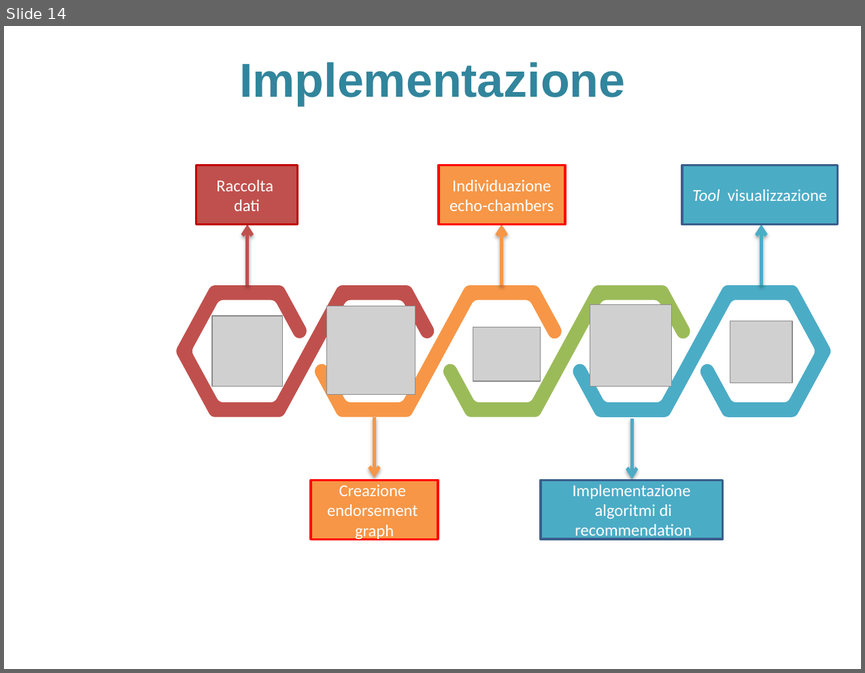
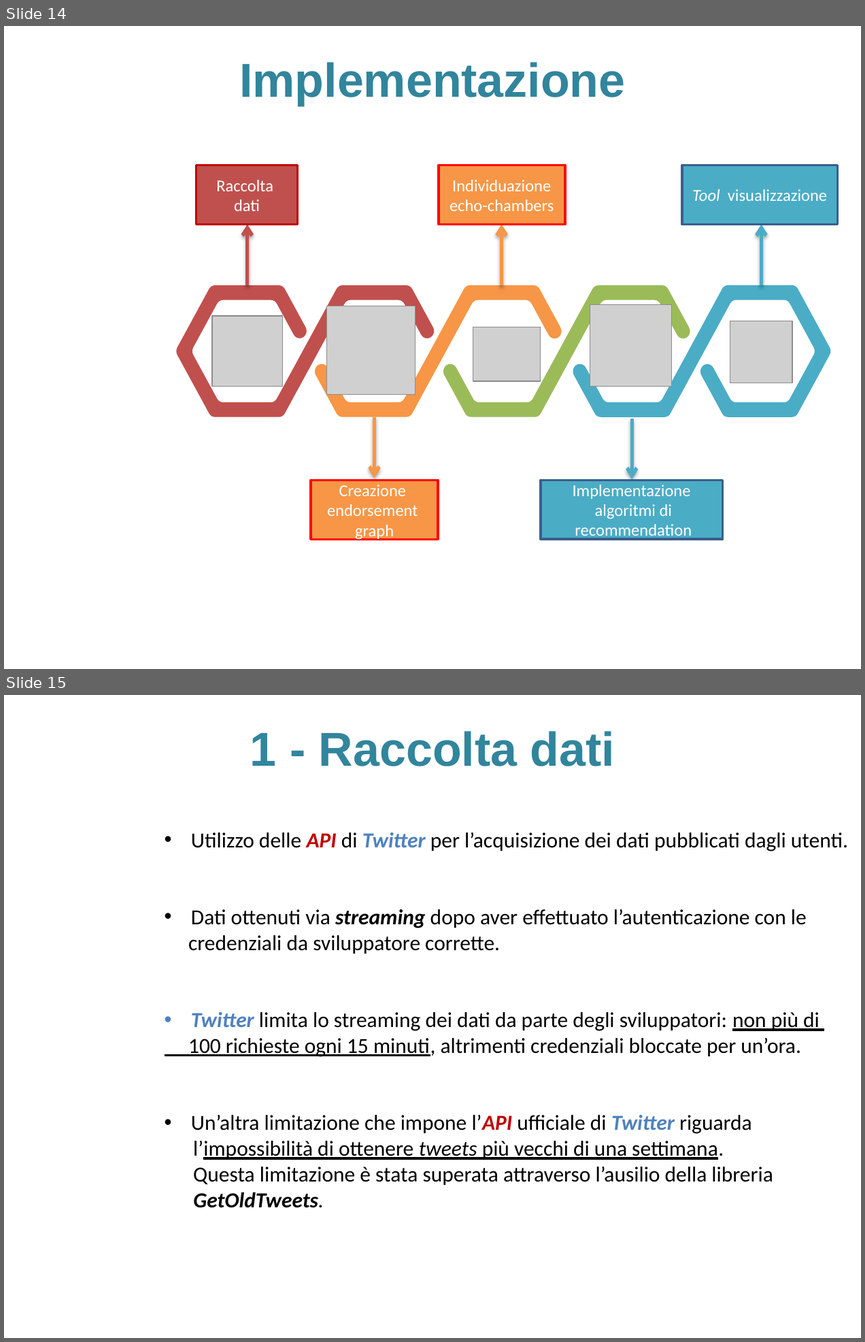
Before and after one commit to sidious1991/TesiLatex, a slide deck: PRESENTAZIONE_TESI/presentazione_agostini_stefano.pptx. Shown one above the other, each under a label of ours: slide 14 before the commit, slides 14 and 15 after it. The pictures are 865x673 and 865x1342 pixels, drawn with LibreOffice and Linux fonts; fonts in the diff are those of the drawing; grey boxes stand for pictures; background and template pictures are left out. Boxes give left, top, right and bottom in pixels: in the first picture for what was removed or moved away, otherwise in the second. Text is boxed around its words. In the diff, an @@ line names an element or a change of style, - is before the commit and + after.

Commit message:
raccolta dati

```diff
--- a/PRESENTAZIONE_TESI/presentazione_agostini_stefano.pptx
+++ b/PRESENTAZIONE_TESI/presentazione_agostini_stefano.pptx
@@ slide 15 added at bbox=[4, 695, 861, 1338], background picture (left out) @@
@@ title added at bbox=[250, 731, 615, 766], 40 pt, text #31859C, bold @@
+1 - Raccolta dati
@@ text added at bbox=[188, 832, 848, 1208], 18 pt, text #000000 @@
+• Utilizzo delle API di Twitter per l’acquisizione dei dati pubblicati dagli utenti.
+• Dati ottenuti via streaming dopo aver effettuato l’autenticazione con le
+credenziali da sviluppatore corrette.
+• Twitter limita lo streaming dei dati da parte degli sviluppatori: non più di
+100 richieste ogni 15 minuti, altrimenti credenziali bloccate per un’ora.
+• Un’altra limitazione che impone l’API ufficiale di Twitter riguarda
+l’impossibilità di ottenere tweets più vecchi di una settimana.
+Questa limitazione è stata superata attraverso l’ausilio della libreria
+GetOldTweets.
```
Also in this commit, not shown: 1 slide changed, 3 other slides added.
